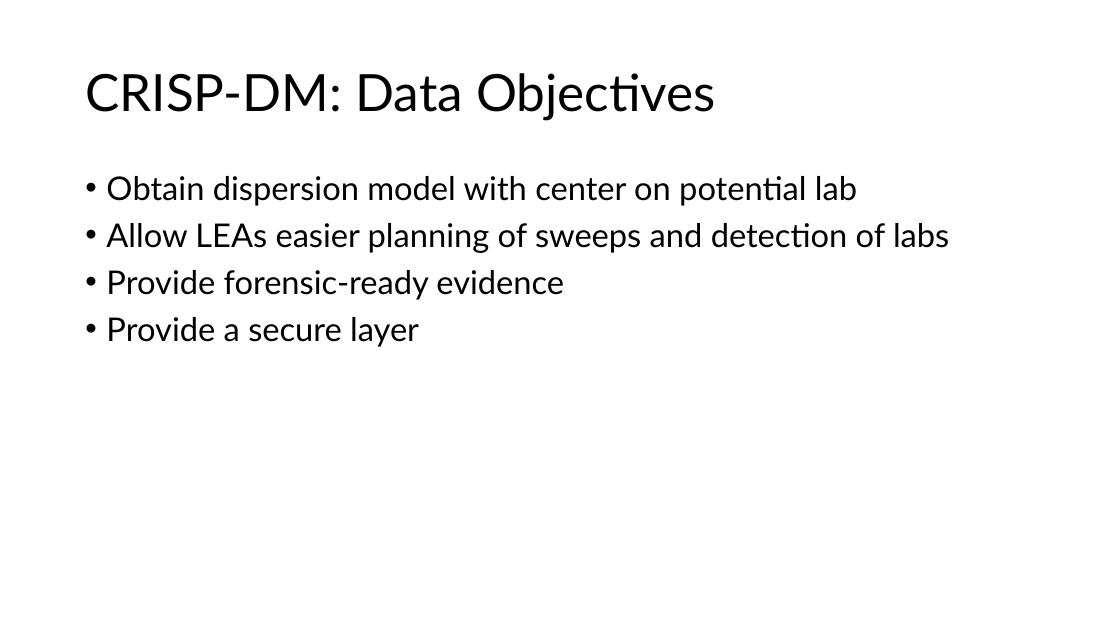
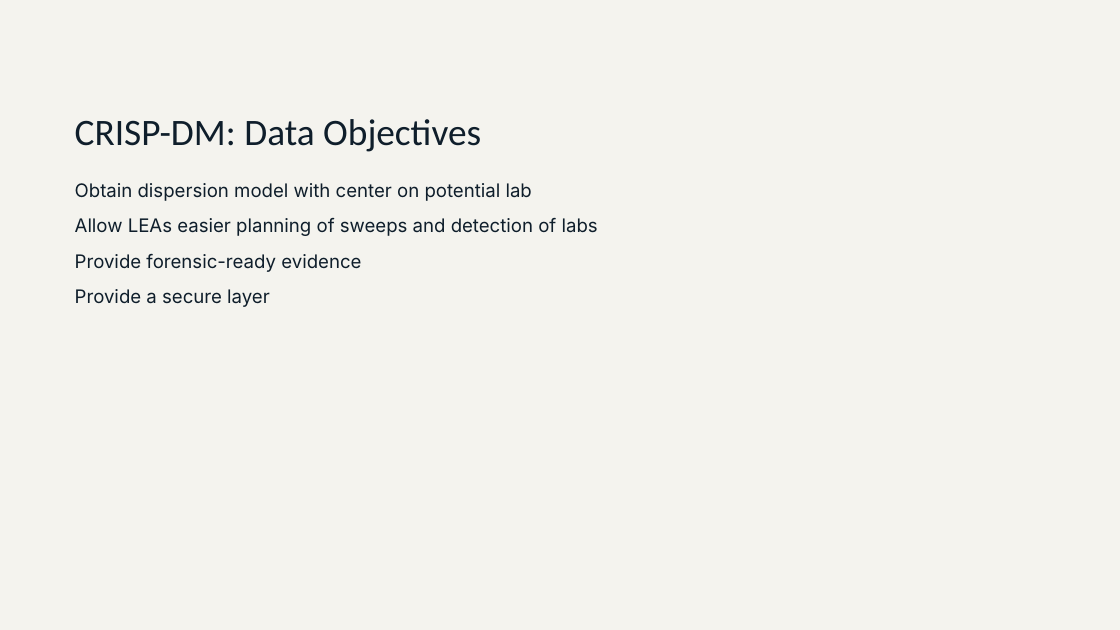
Before and after one commit to maelstromdat/MediTechBigData, a slide deck: slide 59 of 8. the EU PENTION PRoject.pptx (slide 14 before the commit). Drawn at 1120x630 pixels with LibreOffice and Linux fonts; fonts in the diff are those of the drawing. Boxes give left, top, right and bottom in pixels: in the first picture for what was removed or moved away, otherwise in the second. Text is boxed around its words. In the diff, an @@ line names an element or a change of style, - is before the commit and + after.

```diff
--- a/8. the EU PENTION PRoject.pptx
+++ b/8. the EU PENTION PRoject.pptx
@@ background #FFFFFF to #F4F3EE @@
@@ title "CRISP-DM: Data Objectives": place and size @@
-title "CRISP-DM: Data Objectives" at [85, 73, 716, 120]
+title "CRISP-DM: Data Objectives" at [75, 119, 481, 152]
@@ title "CRISP-DM: Data Objectives" at [75, 119, 481, 152]: size 44 to 32 pt, font Lato to Calibri, text colour #000000 to #0F1E2B; line spacing 0.9 to 1.15; vertical alignment middle to top @@
@@ text "Obtain dispersion model with center ..." at [75, 183, 598, 307]: size 28 to 16 pt, font Lato to Inter, text colour #000000 to #0F1E2B; bullet • to none; line spacing 0.9 to 1.4; less space between paragraphs @@
```
Also in this commit, not shown: 12 other slides changed, 55 slides added, 8 slides removed.
